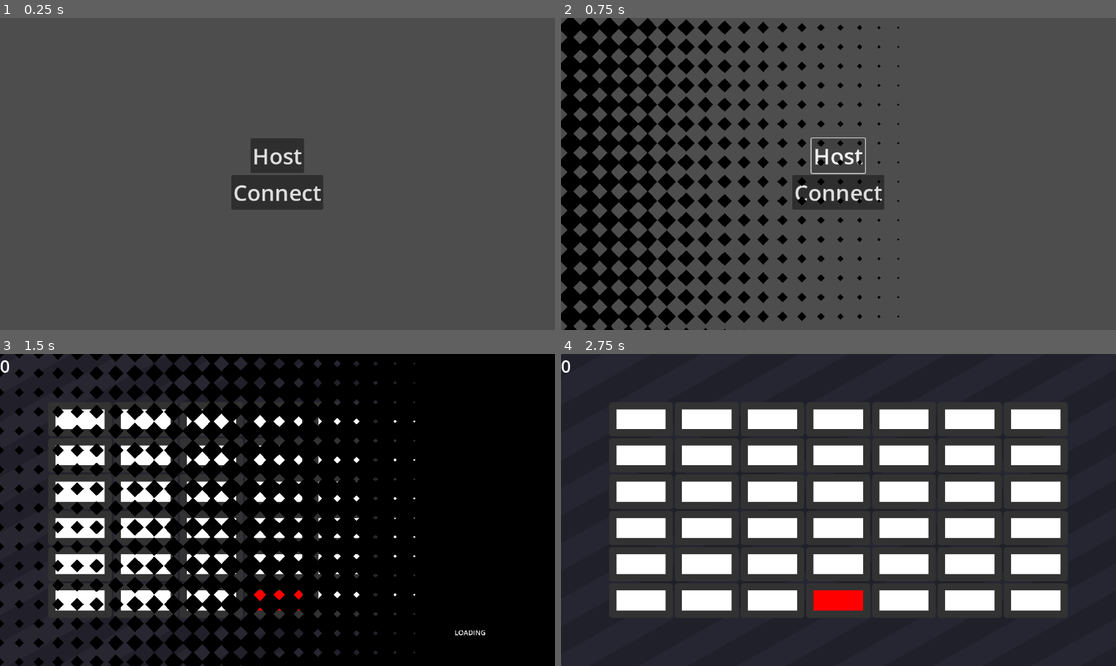
Above: before the commit, frames 1-4 (two rows, left to right).
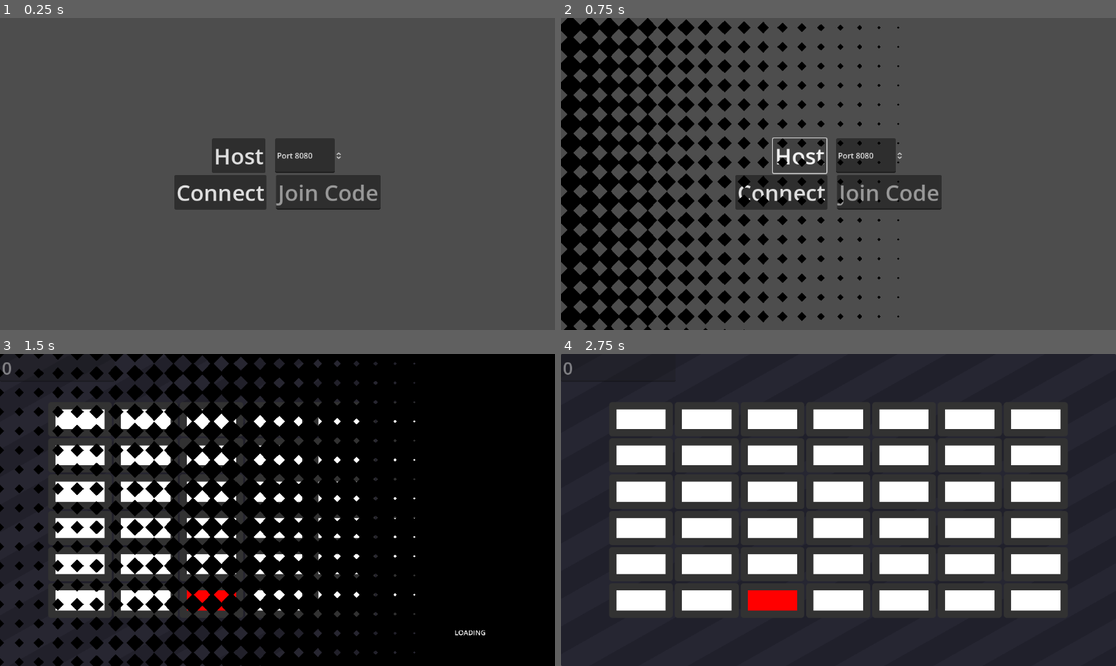
Above: after the commit, the same moments.

Repository: Shuflduf/Connect-Four
Game: Godot game, scene res://scenes/main_menu.tscn
Two runs of this game, one before a commit and one after it. Both use one fixed random seed, a clock stepped at 60 frames per second and the inputs below.
Inputs (mouse positions are in pixels of both pictures, inside the frame that each line leads up to):
- Up to frame 1 (0.25 s): no input
- Up to frame 2 (0.75 s): click "Host" at 0.5 s
- Up to frame 3 (1.5 s): click "Connect" at 1.25 s
- Up to frame 4 (2.75 s): tap Enter at 2 s; move the mouse to (960, 494) at 2.02 s; click (960, 494) at 2.17 s

The runs differ from the first frame. In frame 1, 4.5% of the frame differs, in the area x 31-69%, y 38-62%; in frame 2, 3.7%; in frame 3, 0.4%; in frame 4, 1.3%.

Commit message:
update main menu
the new things dont do anything yet

Diff:
--- a/scenes/board.tscn
+++ b/scenes/board.tscn
@@ -399,9 +399,11 @@
 mouse_filter = 2
 script = ExtResource("4_crp1l")
 
-[node name="ConnectionLabel" type="Label" parent="."]
+[node name="ConnectionLabel" type="LineEdit" parent="."]
 layout_mode = 0
-offset_right = 40.0
-offset_bottom = 23.0
+offset_right = 238.0
+offset_bottom = 58.0
 theme_override_font_sizes/font_size = 36
 text = "CONNECTION"
+editable = false
+expand_to_text_length = true
--- a/scenes/main_menu.tscn
+++ b/scenes/main_menu.tscn
@@ -21,18 +21,42 @@
 grow_vertical = 2
 alignment = 1
 
-[node name="Host" type="Button" parent="VBoxContainer"]
+[node name="HBoxContainer" type="HBoxContainer" parent="VBoxContainer"]
+layout_mode = 2
+theme_override_constants/separation = 20
+alignment = 1
+
+[node name="Host" type="Button" parent="VBoxContainer/HBoxContainer"]
 layout_mode = 2
 size_flags_horizontal = 4
 theme_override_font_sizes/font_size = 46
 text = "Host
 "
 
-[node name="Join" type="Button" parent="VBoxContainer"]
+[node name="JoinCode" type="SpinBox" parent="VBoxContainer/HBoxContainer"]
+custom_minimum_size = Vector2(140, 0)
+layout_mode = 2
+min_value = 8080.0
+max_value = 65534.0
+value = 8080.0
+prefix = "Port"
+
+[node name="HBoxContainer2" type="HBoxContainer" parent="VBoxContainer"]
+layout_mode = 2
+theme_override_constants/separation = 20
+alignment = 1
+
+[node name="Join" type="Button" parent="VBoxContainer/HBoxContainer2"]
 layout_mode = 2
 size_flags_horizontal = 4
 theme_override_font_sizes/font_size = 46
 text = "Connect"
 
-[connection signal="pressed" from="VBoxContainer/Host" to="." method="_on_host_pressed"]
-[connection signal="pressed" from="VBoxContainer/Join" to="." method="_on_join_pressed"]
+[node name="JoinCode" type="LineEdit" parent="VBoxContainer/HBoxContainer2"]
+layout_mode = 2
+theme_override_font_sizes/font_size = 46
+placeholder_text = "Join Code"
+expand_to_text_length = true
+
+[connection signal="pressed" from="VBoxContainer/HBoxContainer/Host" to="." method="_on_host_pressed"]
+[connection signal="pressed" from="VBoxContainer/HBoxContainer2/Join" to="." method="_on_join_pressed"]
